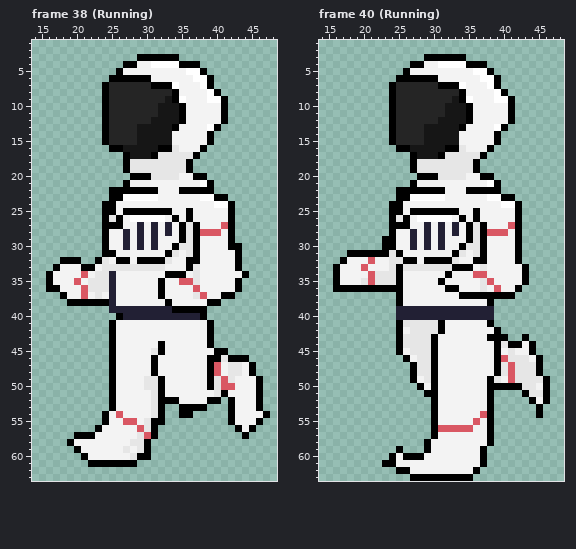
Pixel-art file, stored at Assets/Art/Animations/A-Sprite.aseprite. Above is the file before it was changed.
64x64 pixels, 50 frames. Colours within 5 levels of each other are drawn and written as one. Shown: frame 38 (Running): x 14..48, y 1..63; frame 40 (Running): x 14..48, y 1..63. The old version is drawn lined up with the new one. The commit also changed other frames, which this record leaves out.
The same view after the edit:
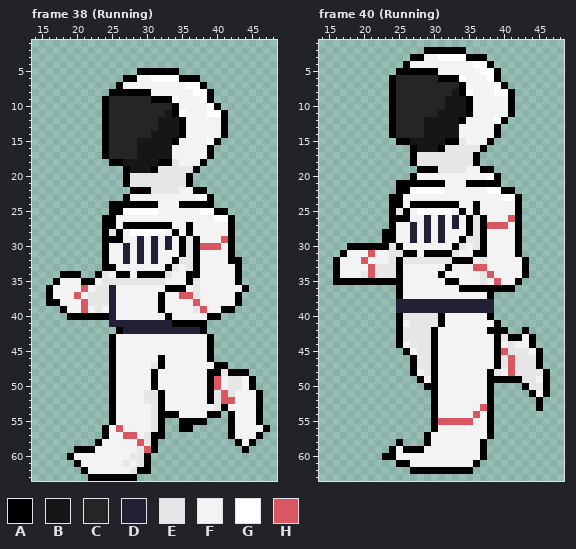
Palette (. is transparent): A #000000  B #161616  C #252525  D #222034  E #e6e6e6  F #f3f3f3  G #ffffff  H #d95763
Difference:
whole drawing moved by +16,+0 (the old picture is shown already moved)
Changed rows in their new state; - is an unchanged pixel.
Frame 38 (Running):
first column x 16:
 3 -------------......-------------
 4 -----------...........----------
 5 ----------...AAAAAA....---------
 6 ---------..--FFGGGGAAA..--------
 7 --------..AFFFFFFFF-GGA.--------
 8 --------.AAAAAAFFFF--GGA.-------
 9 ---------------AAAGF--GA..------
10 ----------------CCAF---GA.------
11 ----------------C-AG---GG-------
12 ---------------C----------------
13 -------------CCC--BA---FFA------
14 -------------CC---BA---FFA------
15 ------------------A----GA-------
16 --------ACCCC---BBF---FA--------
17 --------ACCCC--BBBFFFFFA--------
18 ---------AABBBBBAA-FFFA---------
19 ------------BBBA----EA----------
20 -----------AEEE----EA..---------
21 ------------EEEEEEEEA...--------
22 ---------...---EEEEFF--.--------
23 ---------..AFFFF-------A..------
24 --------.-AAAAAA---AAAAA...-----
25 --------.-AGGGGGFF--F-GGAA.-----
26 ---------AF-FFFFF-F-F---GG------
27 ----------FAAAAAAA-FAF---F------
28 ---------EAFGGGGGFAFAFFFF-------
29 ---------AAF-----D-------H------
30 -----------------DFA--HHH--.----
31 ---------F-D-D-D-FFA------A.----
32 --...--.A-FD-DFDFFAEE-----A-----
33 -.......AAFFFFFFFAE-EA----------
34 ..AAA..A-FAA-AAAAEFFAA-----A.---
35 .A--FAAF-EEEEEEEE--FA-----------
36 -F----F---------FAAA-E-----FA---
37 AFF-HFE-E----------HH-F--FFA----
38 AAFFFHEEE-------AF---H-FFFFA----
39 --AFFHFEF-FFFFFFAFFFFEHFFAA-----
40 ---AAAAAADFFFFFFFAFFFFFAA-------
41 ---------DDDDDDDDDAAAAA.--------
42 ---------.ADDDDDDDDDDDA.--------
44 ----------------F---------------
45 ---------------FF------A..------
46 ---------------FA-------.....---
47 ---------------EA------FAA....--
48 ------------------------AEAAA.--
49 --------------FAF-------HF-E-A.-
50 --------------FAF-------HFEE-A.-
51 --------------E--------A-HE-----
52 --------------E--FF-----EHH-----
53 -----------------FFFFFFFEAF-----
54 --------.AF------AAFFFFAA-----A.
55 --------.A-FF-FE---AAAA---------
56 -------.A-H--FFEA--AA-----AF-FFA
57 ----....A--HHFE-A---------AFFFA-
58 ---....A----FHEA-----------AFA--
59 -----AA----F--HA------------A---
60 ---AFF-------E------------------
61 ----AFFFFFFEFEA-----------------
62 -----AFFFFFFEAA-----------------
63 ------AAAAAAA-------------------
Frame 40 (Running):
first column x 16:
 2 -------------AAAAAA------------
 3 -----------AAFFGGGGAAA---------
 4 ----------AFF--FFFFFGGA--------
 5 ---------A-AAAA-----F-GA-------
 6 --------ACCCCCCAAAG--F---------
 7 ---------------CCCA---FGA------
 8 -----------------B-G----GA-----
 9 ----------------B-BA---FF------
11 ---------------B---------------
12 -------------BB---AF---GA.-----
13 ------------------F----A.------
15 --------.AABB---AAE---A.-------
16 ---------..A---AEE-EEA.--------
17 ------------EEEE----A.---------
19 -----------.AAA----FFAA--------
20 -----------AFFFFFFF--FGA-------
21 ---------AA-AAAA---AAAA--------
22 -----------GGGGG---FFFGGAA-----
23 --------A-FFFFFF------FFGGA----
24 -----------AAAAAAA--A---FF-----
25 ---------EAFGGGGGFA------------
26 ---------A--FDFDFDFAEA---H-----
27 ---------FFD----------HHHF-----
28 -------A---------F----FFF------
29 ------------------AE-----------
30 --AAAAA-EA-F-F-F-AEF-----------
31 -AFFFHFF-EAA-AAAAEF-A----------
32 AF--HF---AEEEEEEEAAAFE----FA---
33 ----FHEE--FFFFFFAFFFHH---------
34 ----E----------AF---FEH--------
35 -AAAAAAAA------FAA----FH--A.---
36 .........-------FFAAAAAAAA.----
37 ------------------FFFF-...-----
38 ---------DDDDDDDDDDDDDD--------
40 ---------AEEEEEAFFFFFFA--------
41 ----------F-----------FA-------
42 ----------E---AF------A-A--A---
43 ----------------------F-EAAFA--
44 ----------F-------------FEF----
45 ---------.AF------------H-EEFA-
46 ----------.A------------EH--E--
48 ------------F---------AEF----EA
49 -----------.AF---------AAAA--F-
50 ------------.A---------....A-E-
51 -------------.-------------.AF-
52 ----------------------------.A.
53 ---------------------H---------
54 --------------------HF-------.-
55 ---------------HHHHHF----------
56 ---------------FFFFF-----------
57 -------------AF----------------
58 ---------A-----------A.--------
59 --------AFAAAF-----------------
60 -------A--FFF------------------
61 -------..AA---------A.---------
62 ---------..AAAAAAAAA.----------
63 -----------.........-----------
Boxes around the changes in both pictures, in picture pixels (x1, y1, x2, y2):
changed: (46, 54, 270, 481)
changed: (333, 47, 550, 481)
